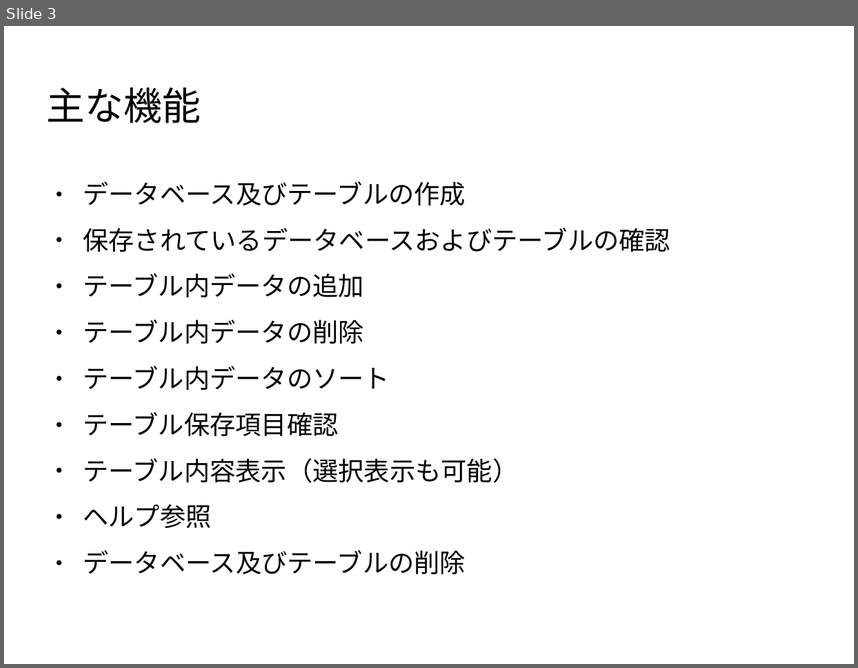
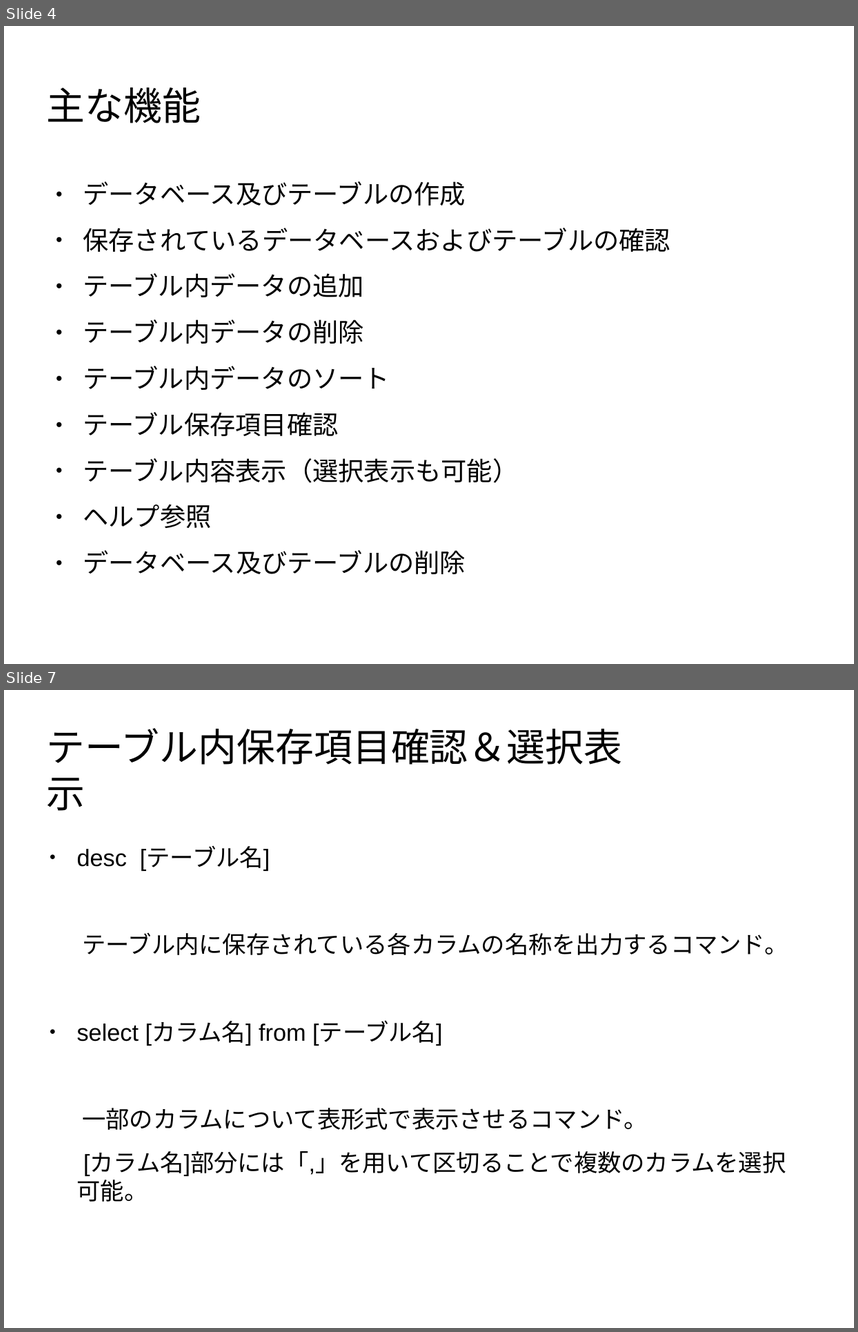
Before and after one commit to kuboshiba/KuboQL, a slide deck: KuboQL.odp. Shown one above the other, each under a label of ours: slide 3 before the commit, slides 4 and 7 after it; the slides between them are not shown. The pictures are 858x668 and 858x1332 pixels, drawn with LibreOffice and Linux fonts; fonts in the diff are those of the drawing; background and template pictures are left out. Boxes give left, top, right and bottom in pixels: in the first picture for what was removed or moved away, otherwise in the second. Text is boxed around its words. In the diff, an @@ line names an element or a change of style, - is before the commit and + after.

Commit message:
プレゼンテージョン仮完成

```diff
--- a/KuboQL.odp
+++ b/KuboQL.odp
@@ slide 7 added at (x1=4, y1=690, x2=854, y2=1328), background picture (left out) @@
@@ title added at (x1=47, y1=728, x2=623, y2=811), 36 pt, text #000000 @@
+テーブル内保存項目確認＆選択表示
@@ text added at (x1=77, y1=847, x2=789, y2=1201), 22.1 pt, text #000000 @@
+● desc [テーブル名]
+テーブル内に保存されている各カラムの名称を出力するコマンド。
+● select [カラム名] from [テーブル名]
+一部のカラムについて表形式で表示させるコマンド。
+[カラム名]部分には「,」を用いて区切ることで複数のカラムを選択可能。
@@ what was slide 3 is now slide 4 @@
```
Also in this commit, not shown: 2 slides changed, 7 other slides added.
